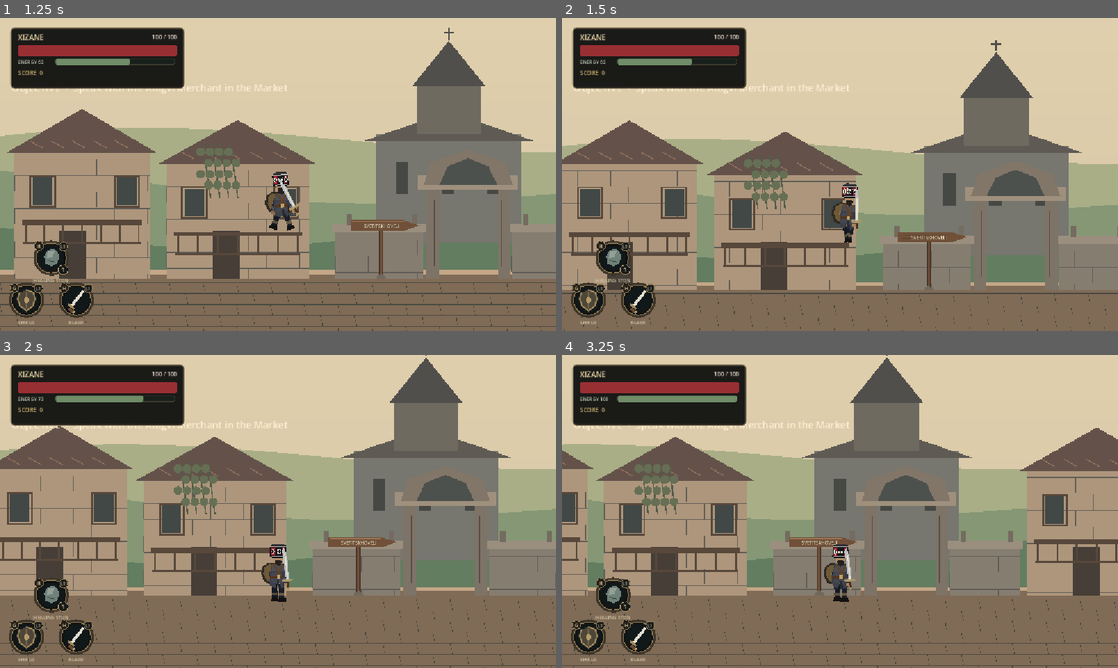
Above: before the commit, frames 1-4 (two rows, left to right).
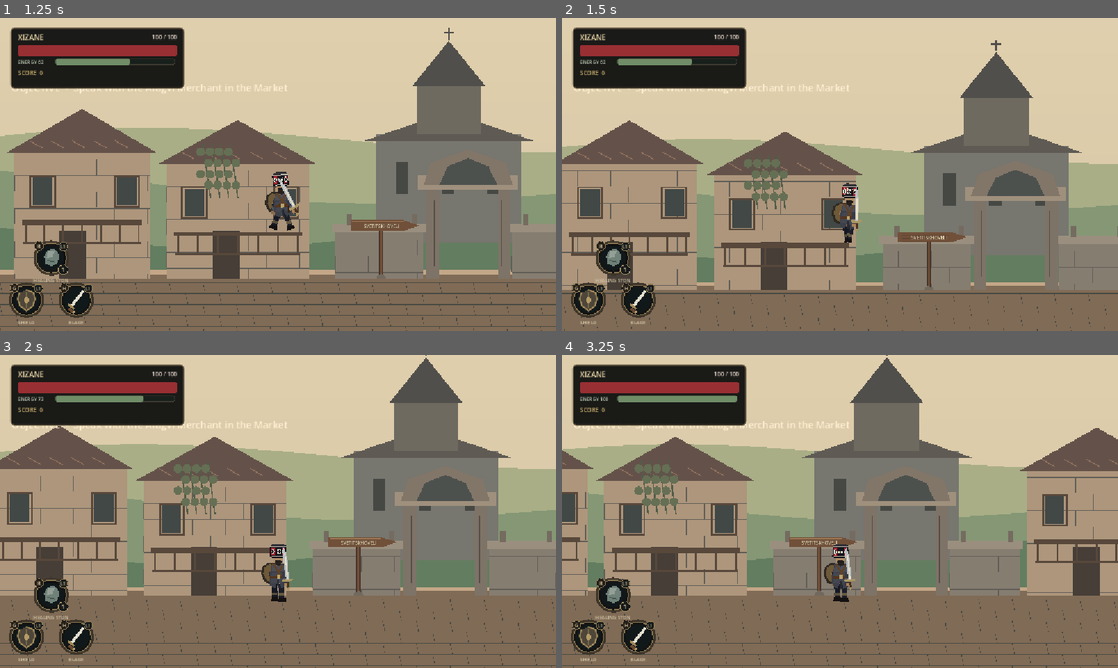
Above: after the commit, the same moments.

Repository: Mikheil-Flammifer/mountain-remembers-godot
Game: Godot game, scene res://scenes/levels/mtskheta/streets.tscn
Two runs of this game, one before a commit and one after it. Both use one fixed random seed, a clock stepped at 60 frames per second and the inputs below.
Inputs (mouse positions are in pixels of both pictures, inside the frame that each line leads up to):
- Up to frame 1 (1.25 s): tap Enter at 0.5 s; move the mouse to (400, 158) at 0.52 s; hold D (move_right) from 0.53 s (still down); hold H (attack) from 0.53 s (still down); click (400, 158) at 0.67 s; tap Space (jump) at 0.77, 1.07 s
- Up to frame 2 (1.5 s): release D (move_right) at 1.25 s; release H (attack) at 1.25 s; drag from (728, 190) to (600, 240) at 1.27 s
- Up to frame 3 (2 s): no input
- Up to frame 4 (3.25 s): move the mouse to (895, 442) at 2.02 s; hold D (move_right) 2.03-2.75 s; tap G (shield) at 2.1 s; drag from (812, 574) to (673, 464) at 2.77 s

Frame 1 is identical in both runs. In frame 2, 0.1% of the frame differs, in the area x 0-99%, y 38-63%; in frame 3, 0.2%; in frame 4, 1.1%, in the area x 0-84%, y 28-53%.

Commit message:
Two-layer parallax hills: far and middle ridges scroll slower than the hero

Diff:
--- a/scripts/levels/mtskheta/shared/mtskheta_landscape.gd
+++ b/scripts/levels/mtskheta/shared/mtskheta_landscape.gd
@@ -10,7 +10,28 @@
 const HILL_NEAR := Color("#637d60")
 const RIDGE_LIGHT := Color("#d8c7a3")
 
+## Far and middle hills scroll slower than the hero (two parallax layers).
+const FAR_SCROLL := 0.25
+const MIDDLE_SCROLL := 0.55
+const BACKDROP_NODE := "ParallaxBackdrop"
+const SELF_PATH := "res://scripts/levels/mtskheta/shared/mtskheta_landscape.gd"
+const RidgeLayer = preload("res://scripts/levels/mtskheta/shared/parallax_ridge_layer.gd")
+
 static func draw_landscape(canvas: CanvasItem, width: float, ground_y: float, variant: float = 0.0) -> void:
+	# Sky, far hills and middle hills live in Parallax2D layers behind the level;
+	# the near hills stay in the level drawing so they move with the ground.
+	if not canvas.has_node(BACKDROP_NODE):
+		_build_parallax_backdrop.call_deferred(canvas, width, ground_y, variant)
+
+	_draw_ridge(canvas, width, ground_y, 550.0, 42.0, 330.0, 2.8 + variant * 0.5, HILL_NEAR)
+
+	# Faint contour line emphasizes the rolling ridge without visual noise.
+	for n in range(6):
+		var x: float = 140.0 + float(n) * (width / 6.0)
+		var y: float = 516.0 + 11.0 * sin(x / 310.0 + variant)
+		canvas.draw_line(Vector2(x, y), Vector2(minf(x + 68.0, width), y + 3.0), Color(RIDGE_LIGHT, 0.17), 1.0)
+
+static func draw_sky(canvas: CanvasItem, width: float, ground_y: float) -> void:
 	# A restrained warm gradient; avoid a cold blue-green filter.
 	var top: float = -560.0
 	var bottom: float = ground_y + 15.0
@@ -20,16 +41,36 @@
 		var y: float = lerpf(top, bottom, t)
 		canvas.draw_rect(Rect2(0.0, y, width, (bottom - top) / float(strips) + 2.0), SKY_TOP.lerp(SKY_HORIZON, t))
 
-	# Back-to-front bands: rounded slopes, irregular but never sawtooth peaks.
-	_draw_ridge(canvas, width, ground_y, 382.0, 56.0, 480.0, 0.4 + variant, HILL_FAR)
-	_draw_ridge(canvas, width, ground_y, 462.0, 55.0, 405.0, 1.7 + variant * 0.7, HILL_MIDDLE)
-	_draw_ridge(canvas, width, ground_y, 550.0, 42.0, 330.0, 2.8 + variant * 0.5, HILL_NEAR)
+static func draw_ridge_band(canvas: CanvasItem, width: float, ground_y: float, base_y: float, amplitude: float, wavelength: float, phase: float, tint: Color) -> void:
+	_draw_ridge(canvas, width, ground_y, base_y, amplitude, wavelength, phase, tint)
 
-	# Faint contour line emphasizes the rolling ridge without visual noise.
-	for n in range(6):
-		var x: float = 140.0 + float(n) * (width / 6.0)
-		var y: float = 516.0 + 11.0 * sin(x / 310.0 + variant)
-		canvas.draw_line(Vector2(x, y), Vector2(minf(x + 68.0, width), y + 3.0), Color(RIDGE_LIGHT, 0.17), 1.0)
+static func _build_parallax_backdrop(canvas: CanvasItem, width: float, ground_y: float, variant: float) -> void:
+	if not is_instance_valid(canvas) or canvas.has_node(BACKDROP_NODE):
+		return
+	var root := Node2D.new()
+	root.name = BACKDROP_NODE
+	canvas.add_child(root)
+	# Sky is pinned to the screen; hills move at a fraction of the camera speed.
+	_add_layer(root, -100, Vector2(0.0, 1.0), &"sky", width, ground_y, 0.0, 0.0, 1.0, 0.0, Color.WHITE)
+	_add_layer(root, -99, Vector2(FAR_SCROLL, 1.0), &"ridge", width, ground_y, 382.0, 56.0, 480.0, 0.4 + variant, HILL_FAR)
+	_add_layer(root, -98, Vector2(MIDDLE_SCROLL, 1.0), &"ridge", width, ground_y, 462.0, 55.0, 405.0, 1.7 + variant * 0.7, HILL_MIDDLE)
+
+static func _add_layer(root: Node2D, z: int, scroll: Vector2, kind: StringName, width: float, ground_y: float, base_y: float, amplitude: float, wavelength: float, phase: float, tint: Color) -> void:
+	var parallax := Parallax2D.new()
+	parallax.scroll_scale = scroll
+	parallax.z_index = z
+	var layer := RidgeLayer.new()
+	layer.painter = load(SELF_PATH)
+	layer.kind = kind
+	layer.width = width
+	layer.ground_y = ground_y
+	layer.base_y = base_y
+	layer.amplitude = amplitude
+	layer.wavelength = wavelength
+	layer.phase = phase
+	layer.tint = tint
+	parallax.add_child(layer)
+	root.add_child(parallax)
 
 static func _ridge_y(x: float, base_y: float, amplitude: float, wavelength: float, phase: float) -> float:
 	var a: float = sin((x / wavelength) + phase)
